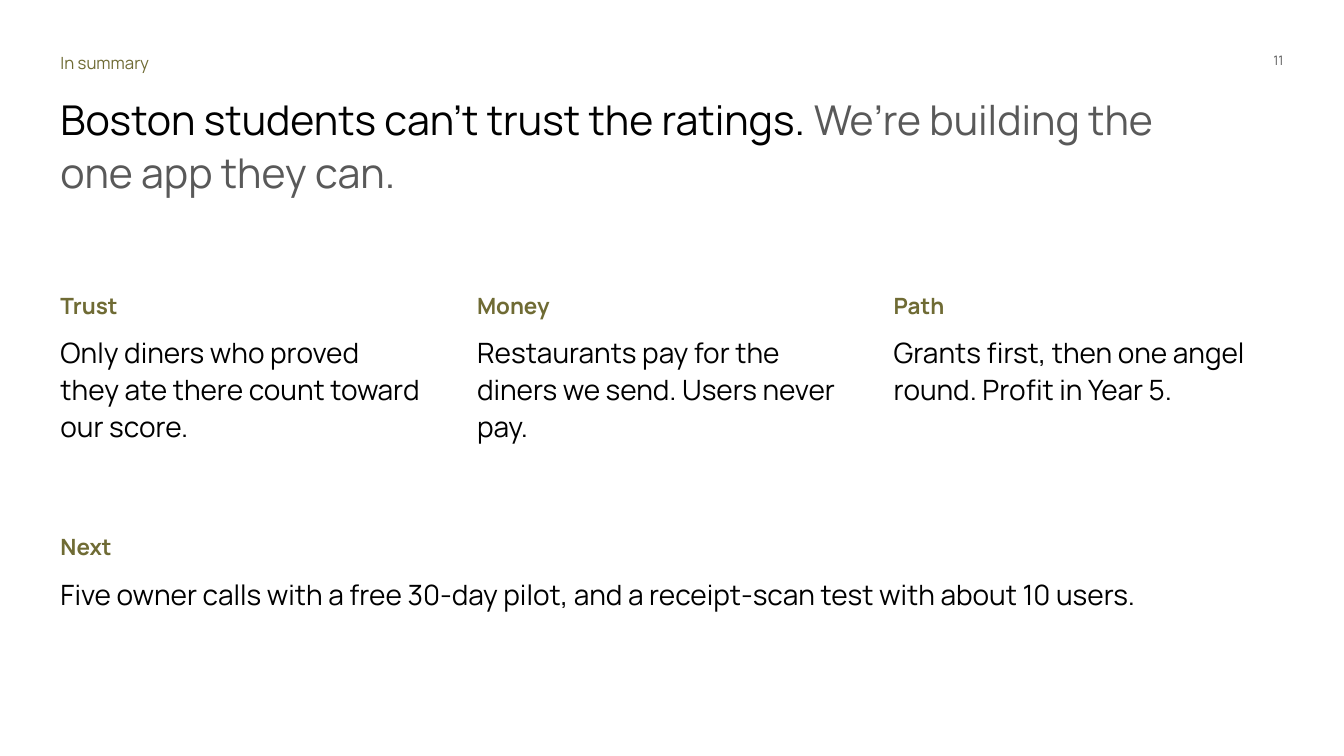
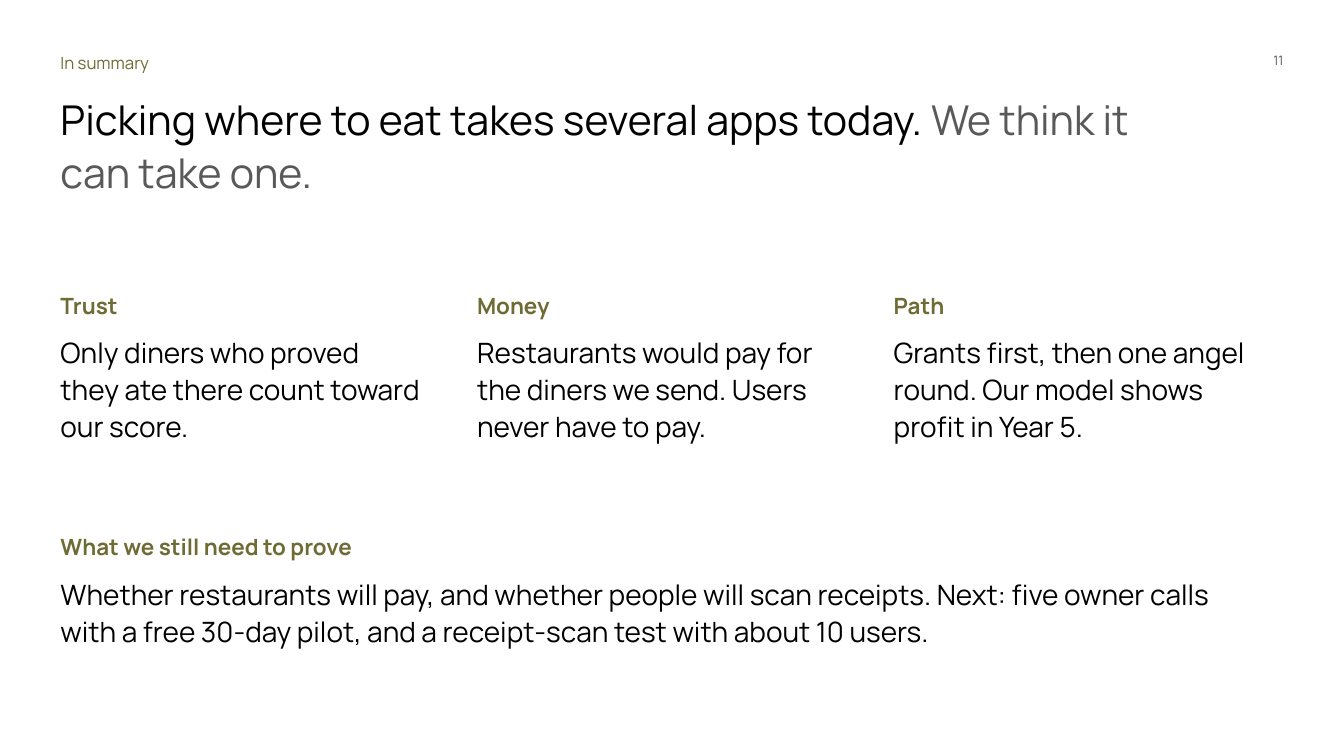
Before and after one commit to Dinguusto/Alex-s-workout-app, a slide deck: slide 11 of ENTR_4501_Gate_2_deck_readable.pptx. Drawn at 1344x756 pixels with LibreOffice and Linux fonts; fonts in the diff are those of the drawing. Boxes give left, top, right and bottom in pixels: in the first picture for what was removed or moved away, otherwise in the second. Text is boxed around its words. In the diff, an @@ line names an element or a change of style, - is before the commit and + after.

```diff
--- a/ENTR_4501_Gate_2_deck_readable.pptx
+++ b/ENTR_4501_Gate_2_deck_readable.pptx
@@ text at box(60, 104, 1129, 189): text changed @@
-Boston students can’t trust the ratings. We’re building the one app they can.
+Picking where to eat takes several apps today. We think it can take one.
@@ text at box(477, 342, 813, 444): text changed @@
-Restaurants pay for the diners we send. Users never pay.
+Restaurants would pay for the diners we send. Users never have to pay.
@@ text at box(894, 342, 1245, 444): text changed @@
-Grants first, then one angel round. Profit in Year 5.
+Grants first, then one angel round. Our model shows profit in Year 5.
@@ text at box(60, 538, 351, 561): text changed @@
-Next
+What we still need to prove
@@ text at box(60, 584, 1209, 649): text changed @@
-Five owner calls with a free 30-day pilot, and a receipt-scan test with about 10 users.
+Whether restaurants will pay, and whether people will scan receipts. Next: five owner calls with a free 30-day pilot, and a receipt-scan test with about 10 users.
```
Also in this commit, not shown: 10 other slides changed.
